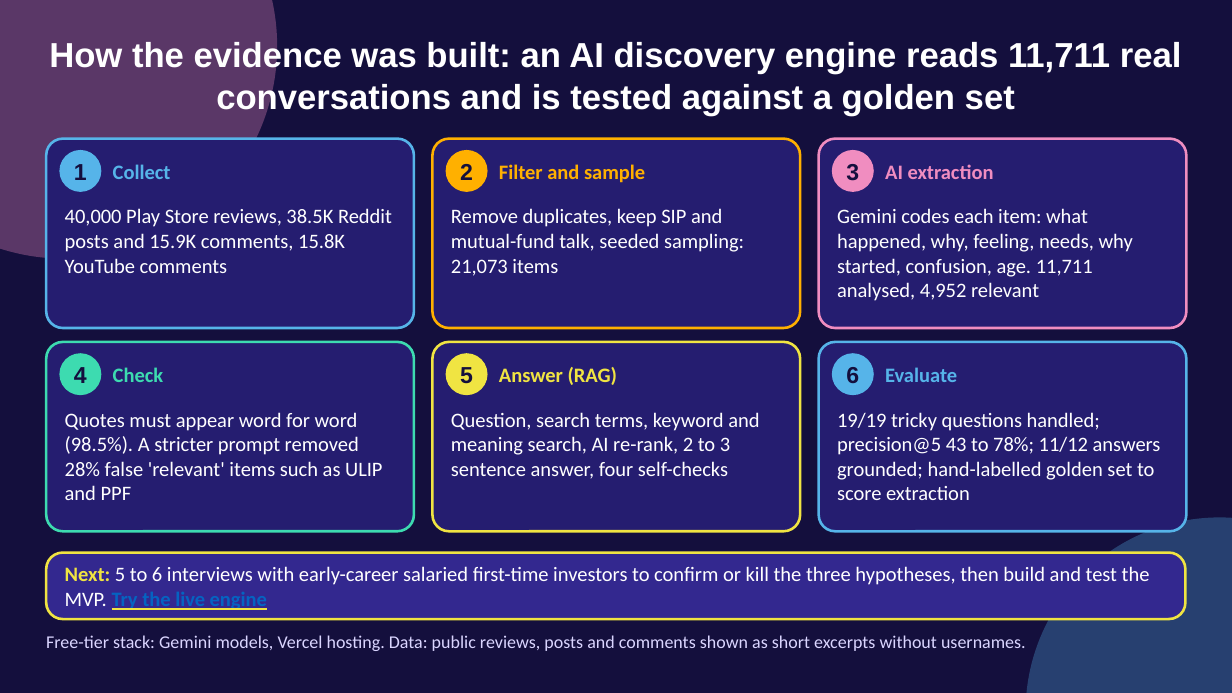
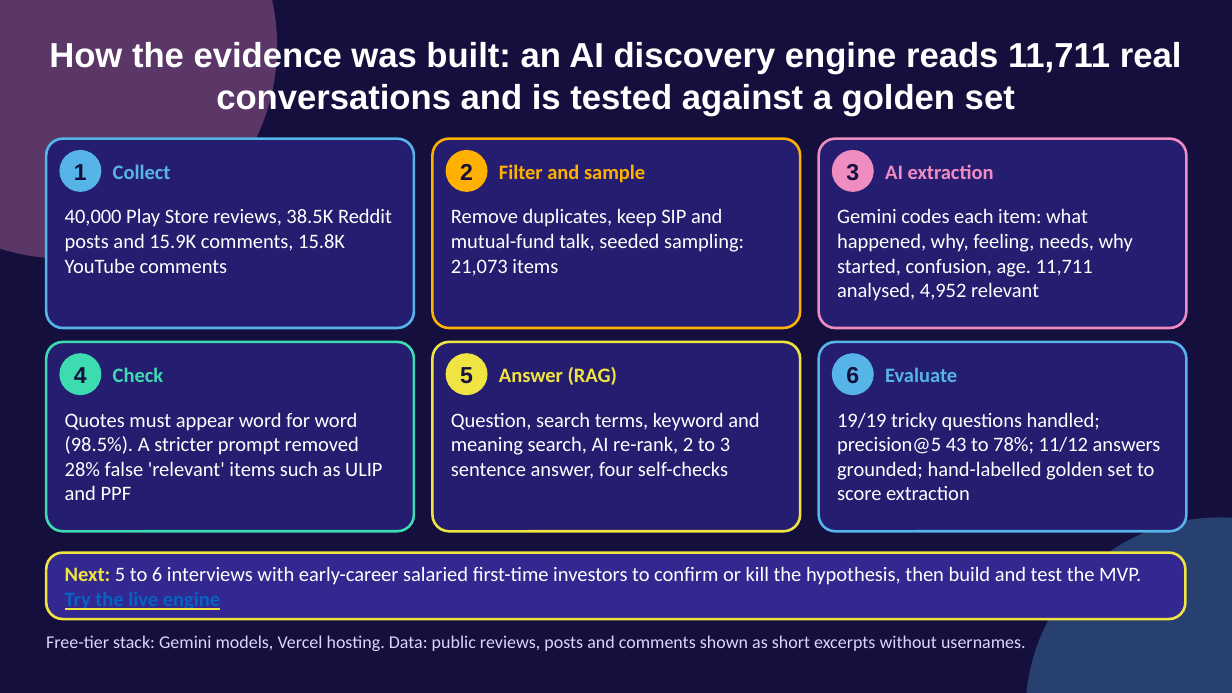
Before and after one commit to akarshita711/NEXTLEAP_GRAD_PROJECT_groww_SIP_research, a slide deck: slide 10 of deck/NL_Groww.pptx. Drawn at 1232x693 pixels with LibreOffice and Linux fonts; fonts in the diff are those of the drawing. Boxes give left, top, right and bottom in pixels: in the first picture for what was removed or moved away, otherwise in the second. Text is boxed around its words. In the diff, an @@ line names an element or a change of style, - is before the commit and + after.

```diff
--- a/deck/NL_Groww.pptx
+++ b/deck/NL_Groww.pptx
@@ text at box(65, 566, 1141, 610): text changed @@
-Next: 5 to 6 interviews with early-career salaried first-time investors to confirm or kill the three hypotheses, then build and test the MVP. Try the live engine
+Next: 5 to 6 interviews with early-career salaried first-time investors to confirm or kill the hypothesis, then build and test the MVP. Try the live engine
```
Also in this commit, not shown: 2 slides added, 2 slides removed, 5 other files.
